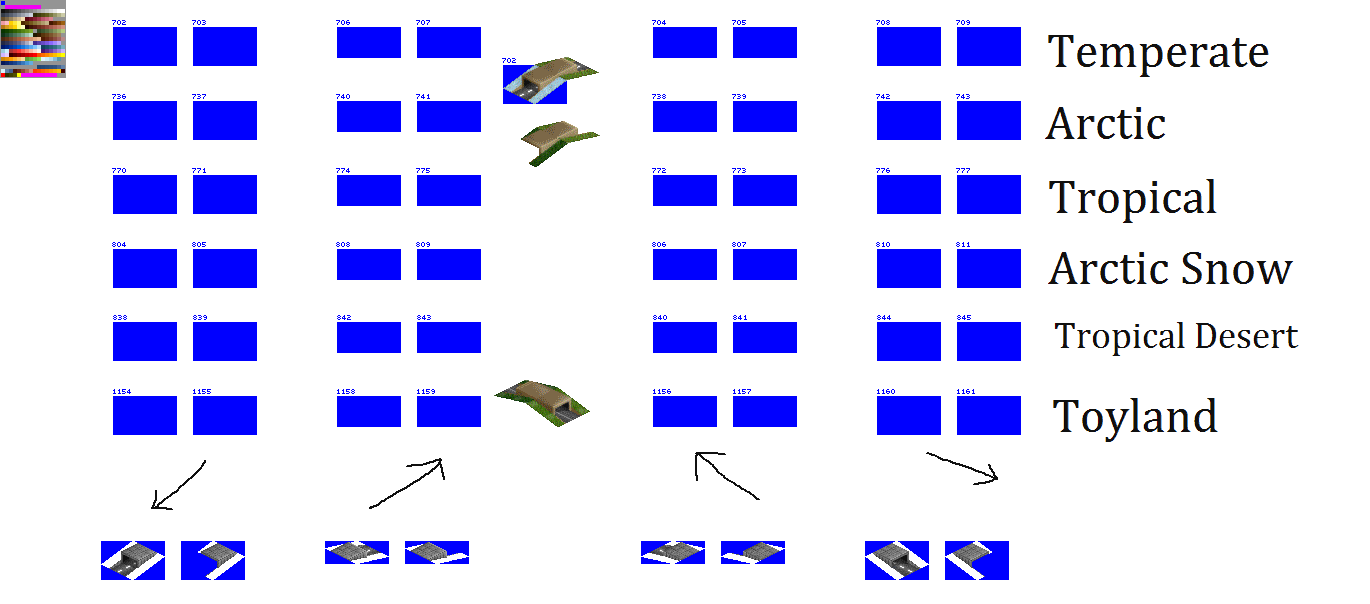
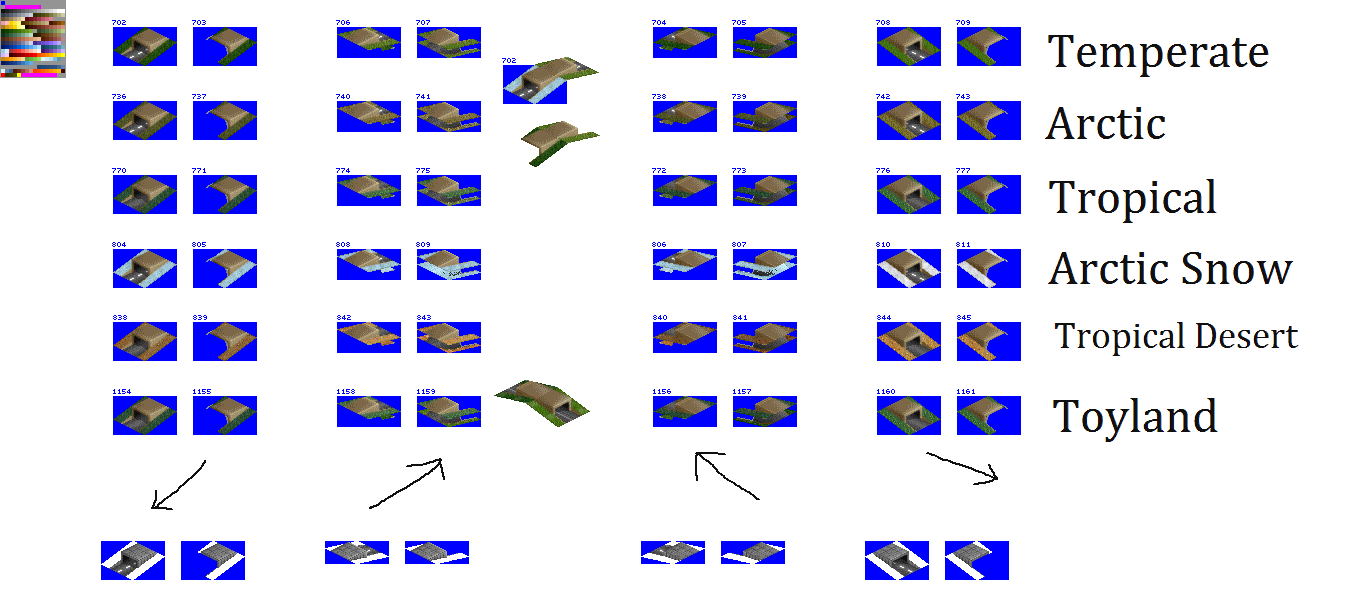
Comparing the layer stacks of the two (1370, 604) images. Changes:
showed "CLASSIC" over box(113, 27, 1004, 435)
showed "UBIFY" over box(113, 27, 1008, 435)
showed "OPENGFX" over box(113, 27, 1004, 435)
renamed "BACKGROUND" to "Background", painted on it over box(113, 27, 1008, 435)
